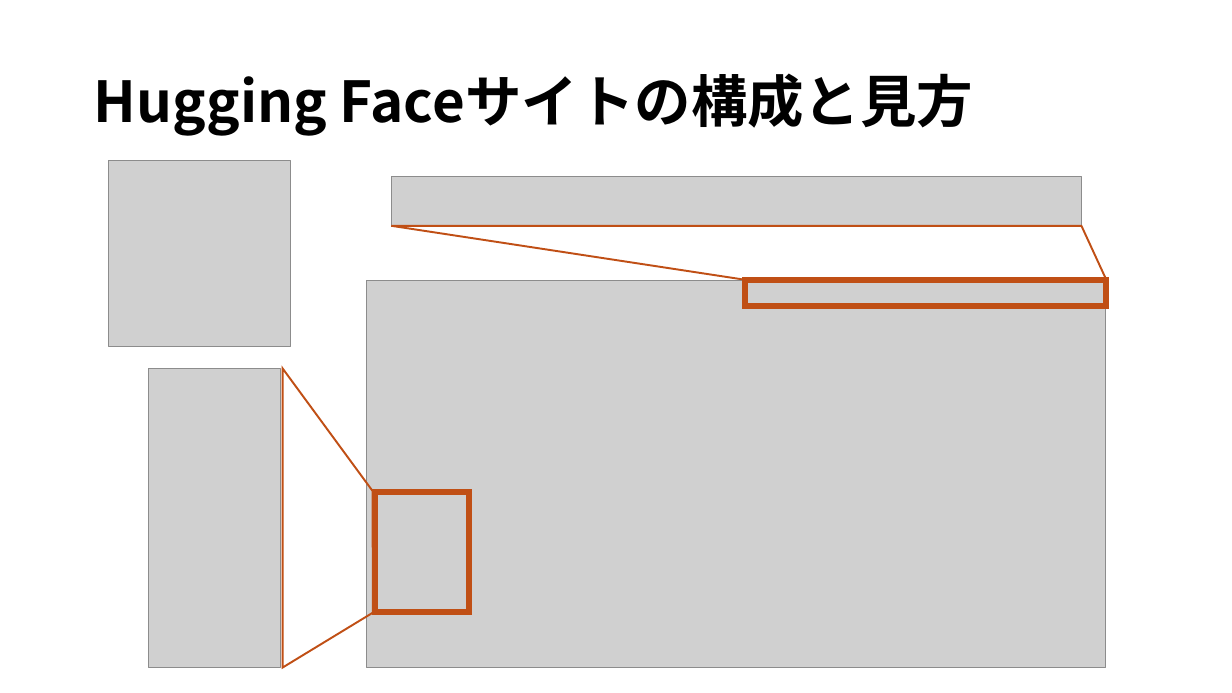
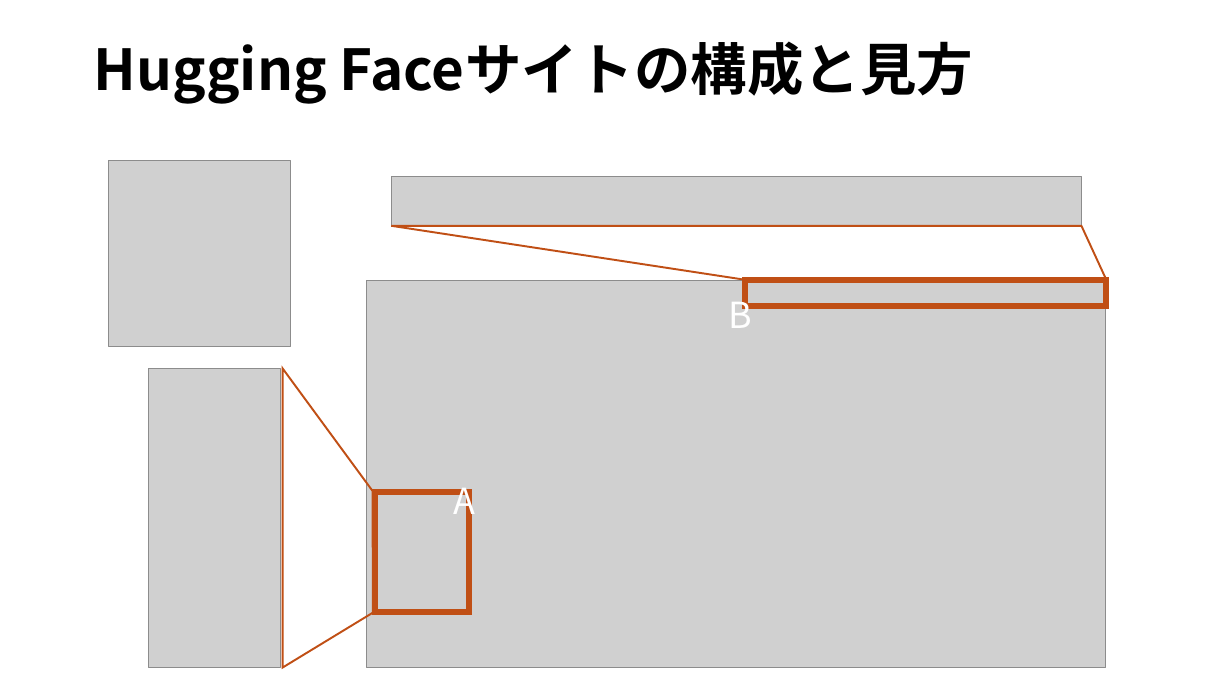
Before and after one commit to ikedachin/study_huggingface, a slide deck: slide 7 of huggingface 発表資料.pptx. Drawn at 1232x693 pixels with LibreOffice and Linux fonts; fonts in the diff are those of the drawing; grey boxes stand for pictures; background and template pictures are left out. Boxes give left, top, right and bottom in pixels: in the first picture for what was removed or moved away, otherwise in the second. Text is boxed around its words. In the diff, an @@ line names an element or a change of style, - is before the commit and + after.

```diff
--- a/huggingface 発表資料.pptx
+++ b/huggingface 発表資料.pptx
@@ title "Hugging Faceサイトの構成と見方" at [94, 41, 973, 104]: vertical alignment middle to top @@
@@ text added at [728, 292, 752, 328], 28 pt, text #FFFFFF @@
+B
@@ text added at [453, 488, 475, 524], 28 pt, text #FFFFFF @@
+A
```
Also in this commit, not shown: 10 other slides changed, 3 slides added, 1 slide removed.
